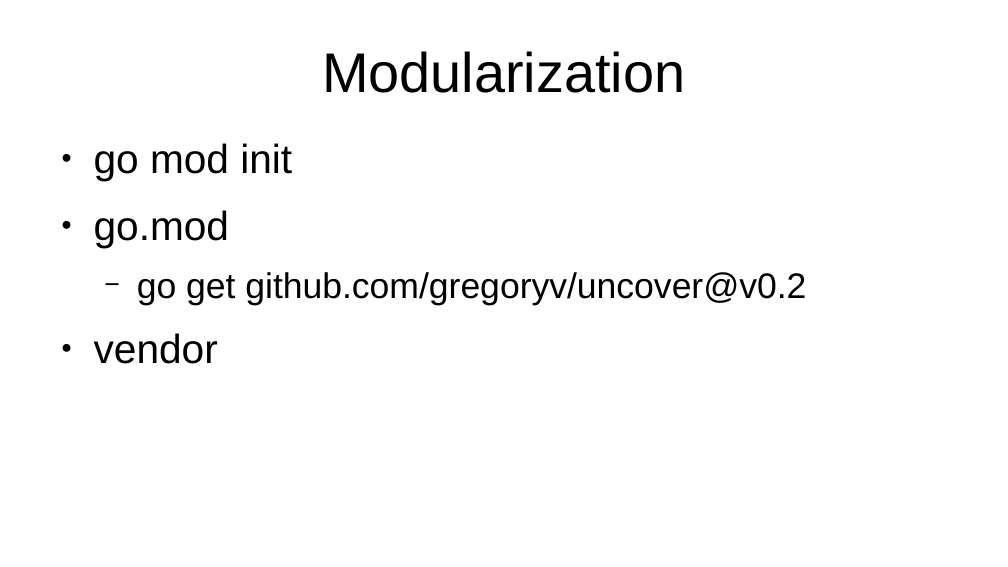
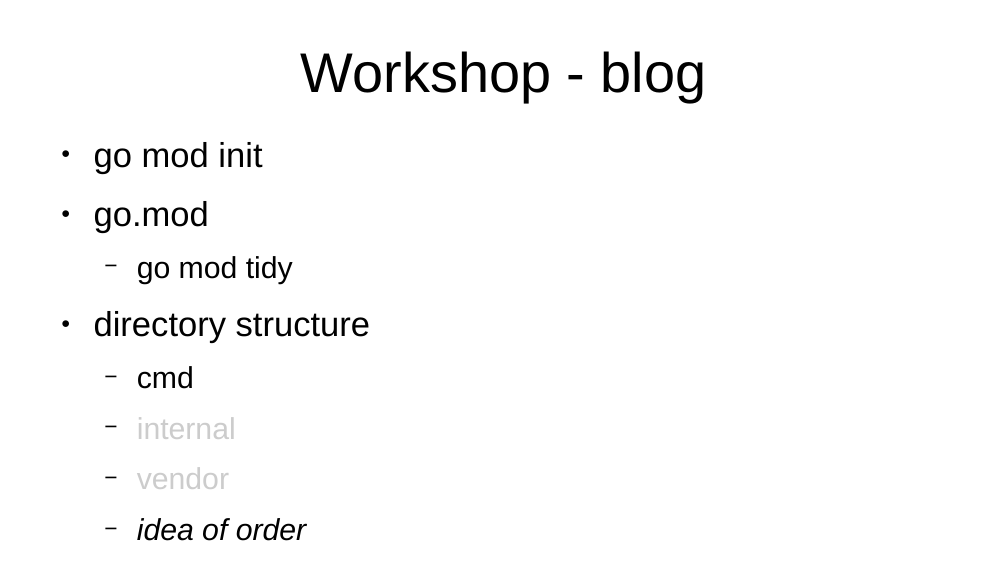
Before and after one commit to axis-go-course/spiderman, a slide deck: slide 9 of presentation.odp (slide 10 before the commit). Drawn at 1008x567 pixels with LibreOffice and Linux fonts; fonts in the diff are those of the drawing. Boxes give left, top, right and bottom in pixels: in the first picture for what was removed or moved away, otherwise in the second. Text is boxed around its words. In the diff, an @@ line names an element or a change of style, - is before the commit and + after.

```diff
--- a/presentation.odp
+++ b/presentation.odp
@@ title at <box>301,51,707,102</box>: text changed @@
-Modularization
+Workshop - blog
@@ text at <box>94,142,262,489</box>: size 32 to 27.2 pt in "go mod init", "go.mod"; size 32 to 23.8 pt, text colour #000000 to #CCCCCC in "vendor"; bullet ● to −; list level 1 to 2 in "vendor" @@
@@ text at <box>94,256,370,439</box>: text changed; size 28 to 23.8 pt @@
-  − go get github.com/gregoryv/uncover@v0.2
+  − go mod tidy
+● directory structure
+  − cmd
+  − internal
@@ text at <box>137,518,306,541</box>: paragraph added @@
+  − idea of order
```
Also in this commit, not shown: 2 slides added, 5 slides removed, 4 other files.
